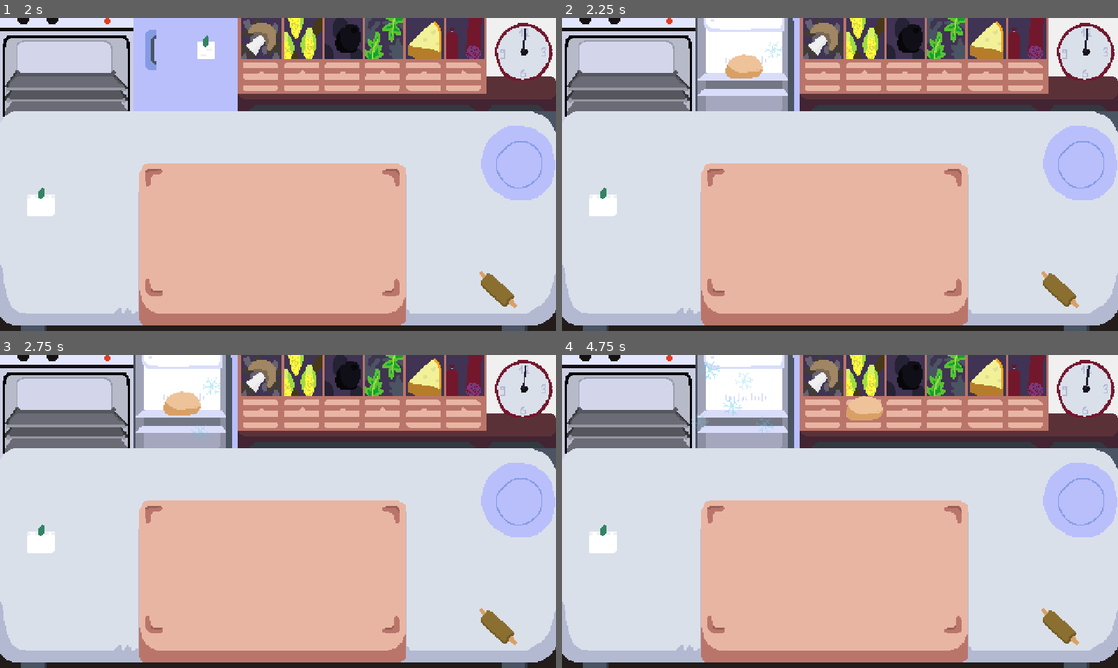
Above: before the commit, frames 1-4 (two rows, left to right).
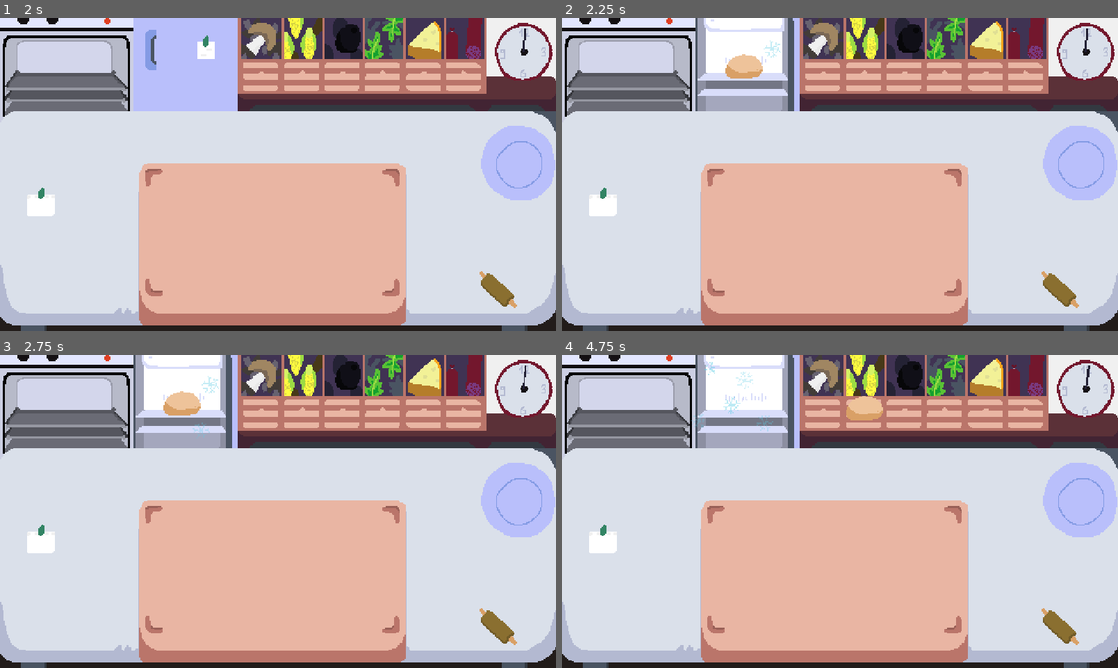
Above: after the commit, the same moments.

Repository: martindzejky/pizza-game
Game: Godot game, scene res://scenes/start.tscn
Same seed, same stepped clock (60 frames per second), same inputs: the game is played once before the commit and once after it.
Inputs (mouse positions are in pixels of both pictures, inside the frame that each line leads up to):
- Up to frame 1 (2 s): click "Start" at 0.5 s; move the mouse to (66, 64) at 1.27 s; click (66, 64) at 1.42 s
- Up to frame 2 (2.25 s): tap Enter at 2 s; move the mouse to (745, 64) at 2.02 s; click (745, 64) at 2.17 s
- Up to frame 3 (2.75 s): no input
- Up to frame 4 (4.75 s): tap Space at 2.75 s; move the mouse to (745, 405) at 2.77 s; click (745, 405) at 2.92 s; tap Enter at 3.5 s; move the mouse to (823, 401) at 3.52 s; click (823, 401) at 3.67 s; move the mouse to (862, 401) at 4.27 s; click (862, 401) at 4.42 s

Frame 1 is identical in both runs. In frame 2, less than 0.1% of the frame differs, in the area x 36-40%, y 7-13%; in frame 3, 0.1%; in frame 4, 0.3%, in the area x 23-39%, y 2-25%.

Commit message:
improve fridge and oven particles

Diff:
--- a/objects/fridge/fridge.tscn
+++ b/objects/fridge/fridge.tscn
@@ -9,13 +9,13 @@
 [sub_resource type="RectangleShape2D" id="RectangleShape2D_m5itk"]
 size = Vector2(90, 80)
 
-[sub_resource type="Gradient" id="Gradient_gx74q"]
+[sub_resource type="Gradient" id="Gradient_h2sbh"]
 colors = PackedColorArray(1, 1, 1, 0.219608, 1, 1, 1, 0.8)
 
-[sub_resource type="GradientTexture1D" id="GradientTexture1D_wxxyy"]
-gradient = SubResource("Gradient_gx74q")
+[sub_resource type="GradientTexture1D" id="GradientTexture1D_j4i4h"]
+gradient = SubResource("Gradient_h2sbh")
 
-[sub_resource type="ParticleProcessMaterial" id="ParticleProcessMaterial_10u3y"]
+[sub_resource type="ParticleProcessMaterial" id="ParticleProcessMaterial_gad1t"]
 lifetime_randomness = 0.49
 emission_shape = 3
 emission_box_extents = Vector3(40, 40, 0)
@@ -26,10 +26,11 @@
 initial_velocity_max = 3.0
 orbit_velocity_min = 0.0
 orbit_velocity_max = 0.0
-angle_min = -11.4
-angle_max = 15.7
+angle_min = -720.0
+angle_max = 720.0
+scale_min = 0.6
 color = Color(1, 1, 1, 0.596078)
-color_initial_ramp = SubResource("GradientTexture1D_wxxyy")
+color_initial_ramp = SubResource("GradientTexture1D_j4i4h")
 
 [node name="fridge" type="Sprite2D" groups=["click", "fridge"]]
 texture = ExtResource("1_m8jrv")
@@ -58,7 +59,7 @@
 amount = 6
 lifetime = 3.0
 randomness = 1.0
-process_material = SubResource("ParticleProcessMaterial_10u3y")
+process_material = SubResource("ParticleProcessMaterial_gad1t")
 texture = ExtResource("5_ufg45")
 
 [connection signal="input_event" from="clickArea" to="." method="_onInputEvent"]
--- a/objects/oven/oven.tscn
+++ b/objects/oven/oven.tscn
@@ -8,13 +8,13 @@
 [sub_resource type="RectangleShape2D" id="RectangleShape2D_p8e28"]
 size = Vector2(115.009, 80)
 
-[sub_resource type="Gradient" id="Gradient_v6m6o"]
+[sub_resource type="Gradient" id="Gradient_k84y5"]
 colors = PackedColorArray(1, 1, 1, 0.219608, 1, 1, 1, 0.8)
 
-[sub_resource type="GradientTexture1D" id="GradientTexture1D_cdm2l"]
-gradient = SubResource("Gradient_v6m6o")
+[sub_resource type="GradientTexture1D" id="GradientTexture1D_bhvt6"]
+gradient = SubResource("Gradient_k84y5")
 
-[sub_resource type="ParticleProcessMaterial" id="ParticleProcessMaterial_0pt4y"]
+[sub_resource type="ParticleProcessMaterial" id="ParticleProcessMaterial_2c40k"]
 lifetime_randomness = 0.58
 emission_shape = 3
 emission_box_extents = Vector3(55, 38, 0)
@@ -25,10 +25,11 @@
 initial_velocity_max = 3.0
 orbit_velocity_min = 0.0
 orbit_velocity_max = 0.0
-angle_min = -11.4
-angle_max = 15.7
+angle_min = -720.0
+angle_max = 720.0
+scale_min = 0.6
 color = Color(1, 1, 1, 0.694118)
-color_initial_ramp = SubResource("GradientTexture1D_cdm2l")
+color_initial_ramp = SubResource("GradientTexture1D_bhvt6")
 
 [node name="oven" type="Sprite2D" groups=["click", "oven"]]
 texture = ExtResource("1_38136")
@@ -57,7 +58,7 @@
 amount = 3
 lifetime = 5.0
 randomness = 1.0
-process_material = SubResource("ParticleProcessMaterial_0pt4y")
+process_material = SubResource("ParticleProcessMaterial_2c40k")
 texture = ExtResource("4_b4fx7")
 
 [connection signal="input_event" from="clickArea" to="." method="_onInputEvent"]
